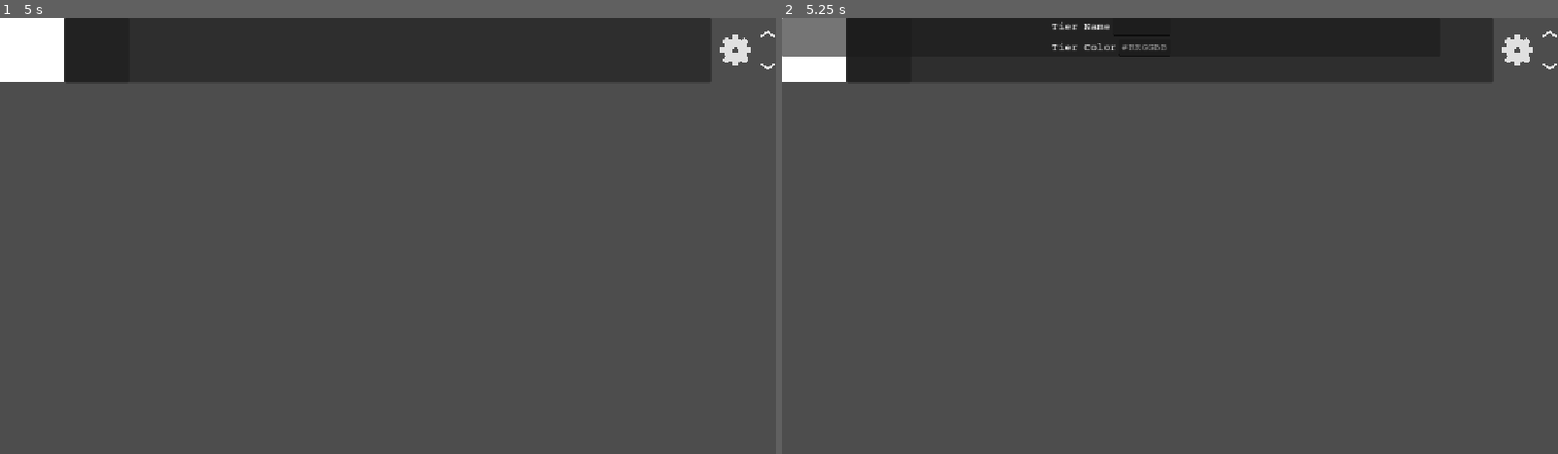
Above: before the commit, frames 1-2 (left to right).
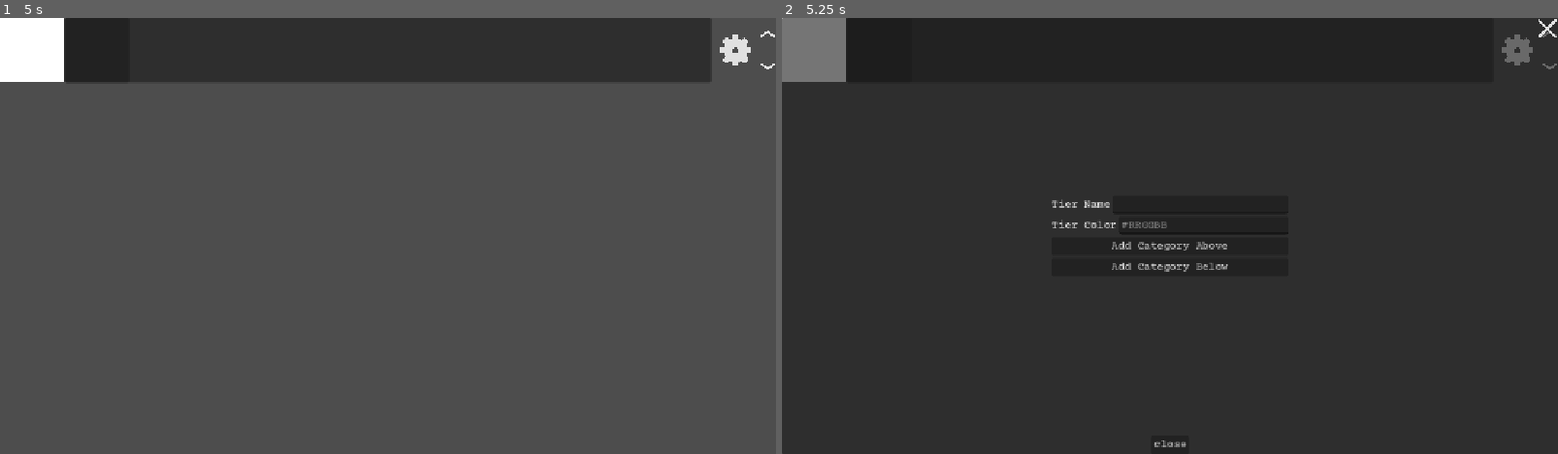
Above: after the commit, the same moments.

Repository: White-Dove-Gamedev/Tier-Creator
Game: Godot game, scene res://TierCreator/tier_list.tscn
The game is run twice, just before and just after one commit, with the same random seed, the same clock (stepped at 60 frames per second) and the same inputs. The project has no main scene, so this scene is started directly.
Inputs (mouse positions are in pixels of both pictures, inside the frame that each line leads up to):
- Up to frame 1 (5 s): click (768, 35) at 0.5 s; click (768, 65) at 1.25 s; click (768, 35) at 2 s; click (768, 65) at 2.75 s; click (768, 35) at 3.5 s; click (768, 65) at 4.25 s
- Up to frame 2 (5.25 s): click (1519, 48) at 5 s

Frame 1 is identical in both runs. In frame 2, 87% of the frame differs, in the area x 0-100%, y 0-100%.

Commit message:
Settings Window now has close buttons and add category list buttons

Diff:
--- /dev/null
+++ b/Assets/Icons/Cross.svg
@@ -0,0 +1 @@
+<svg xmlns="http://www.w3.org/2000/svg" width="1024" height="1024" viewBox="0 0 16 16"><line x2="14" stroke="#e0e0e0" y2="2" x1="2" y1="14" stroke-linecap="round" stroke-width="2"/><line x2="14" stroke="#e0e0e0" y2="14" x1="2" y1="2" stroke-linecap="round" stroke-width="2"/></svg>
--- a/TierCreator/settings_window.gd
+++ b/TierCreator/settings_window.gd
@@ -1,3 +1,30 @@
 @tool
 class_name SettingsWindow
 extends PanelContainer
+
+@onready var close_texture_button: TextureButton = %CloseTextureButton
+@onready var close_button: Button = %CloseButton
+@onready var tier_name_line_edit: LineEdit = %TierNameLineEdit
+@onready var tier_color_line_edit: LineEdit = %TierColorLineEdit
+@onready var add_above_label: Button = %AddAboveLabel
+@onready var add_below_label: Button = %AddBelowLabel
+
+func _ready() -> void:
+	set_close_texture_button()
+	set_close_button()
+
+
+func set_close_texture_button() -> void:
+	close_texture_button.custom_minimum_size = Vector2(32.0, 32.0)
+	close_texture_button.custom_maximum_size = Vector2(32.0, 32.0)
+	close_texture_button.stretch_mode = TextureButton.STRETCH_KEEP_ASPECT_CENTERED
+	close_texture_button.size_flags_horizontal = Control.SIZE_SHRINK_END
+	close_texture_button.size_flags_vertical = Control.SIZE_SHRINK_BEGIN
+	close_texture_button.mouse_default_cursor_shape = Control.CURSOR_POINTING_HAND
+
+
+func set_close_button() -> void:
+	close_button.text = "close"
+	close_button.size_flags_horizontal = Control.SIZE_SHRINK_CENTER
+	close_button.size_flags_vertical = Control.SIZE_SHRINK_END
+	close_button.mouse_default_cursor_shape = Control.CURSOR_POINTING_HAND
--- a/TierCreator/settings_window.tscn
+++ b/TierCreator/settings_window.tscn
@@ -1,6 +1,7 @@
 [gd_scene format=3 uid="uid://pplbxvqaccpg"]
 
 [ext_resource type="Script" uid="uid://d2i3r4q7pbdck" path="res://TierCreator/settings_window.gd" id="1_s8wkm"]
+[ext_resource type="Texture2D" uid="uid://p8t0nvhkvrxw" path="res://Assets/Icons/Cross.svg" id="2_m1apr"]
 
 [node name="SettingsWindow" type="PanelContainer" unique_id=945031573]
 anchors_preset = 15
@@ -22,27 +23,70 @@
 [node name="HBoxContainer" type="HBoxContainer" parent="MarginContainer/VBoxContainer" unique_id=1468218675]
 layout_mode = 2
 
-[node name="Label" type="Label" parent="MarginContainer/VBoxContainer/HBoxContainer" unique_id=669612182]
+[node name="TierNameLabel" type="Label" parent="MarginContainer/VBoxContainer/HBoxContainer" unique_id=669612182]
+unique_name_in_owner = true
 layout_mode = 2
 size_flags_horizontal = 0
 text = "Tier Name"
 
-[node name="LineEdit" type="LineEdit" parent="MarginContainer/VBoxContainer/HBoxContainer" unique_id=439599810]
+[node name="TierNameLineEdit" type="LineEdit" parent="MarginContainer/VBoxContainer/HBoxContainer" unique_id=439599810]
+unique_name_in_owner = true
 layout_mode = 2
 size_flags_horizontal = 3
 
 [node name="HBoxContainer2" type="HBoxContainer" parent="MarginContainer/VBoxContainer" unique_id=354345361]
 layout_mode = 2
 
-[node name="Label" type="Label" parent="MarginContainer/VBoxContainer/HBoxContainer2" unique_id=1554267679]
+[node name="TierColorLabel" type="Label" parent="MarginContainer/VBoxContainer/HBoxContainer2" unique_id=1554267679]
+unique_name_in_owner = true
 layout_mode = 2
 size_flags_horizontal = 0
 text = "Tier Color"
 
-[node name="LineEdit" type="LineEdit" parent="MarginContainer/VBoxContainer/HBoxContainer2" unique_id=945744325]
+[node name="TierColorLineEdit" type="LineEdit" parent="MarginContainer/VBoxContainer/HBoxContainer2" unique_id=945744325]
+unique_name_in_owner = true
 layout_mode = 2
 size_flags_horizontal = 3
 placeholder_text = "#RRGGBB"
 max_length = 7
 expand_to_text_length = true
 caret_blink = true
+
+[node name="HBoxContainer3" type="HBoxContainer" parent="MarginContainer/VBoxContainer" unique_id=257515166]
+layout_mode = 2
+
+[node name="AddAboveLabel" type="Button" parent="MarginContainer/VBoxContainer/HBoxContainer3" unique_id=1117241033]
+unique_name_in_owner = true
+layout_mode = 2
+size_flags_horizontal = 3
+mouse_default_cursor_shape = 2
+text = "Add Category Above"
+
+[node name="HBoxContainer4" type="HBoxContainer" parent="MarginContainer/VBoxContainer" unique_id=1317261304]
+layout_mode = 2
+
+[node name="AddBelowLabel" type="Button" parent="MarginContainer/VBoxContainer/HBoxContainer4" unique_id=742060711]
+unique_name_in_owner = true
+layout_mode = 2
+size_flags_horizontal = 3
+mouse_default_cursor_shape = 2
+text = "Add Category Below"
+
+[node name="CloseTextureButton" type="TextureButton" parent="." unique_id=327891154]
+unique_name_in_owner = true
+custom_minimum_size = Vector2(32, 32)
+custom_maximum_size = Vector2(32, 32)
+layout_mode = 2
+size_flags_horizontal = 8
+size_flags_vertical = 0
+mouse_default_cursor_shape = 2
+texture_normal = ExtResource("2_m1apr")
+stretch_mode = 5
+
+[node name="CloseButton" type="Button" parent="." unique_id=767270655]
+unique_name_in_owner = true
+layout_mode = 2
+size_flags_horizontal = 4
+size_flags_vertical = 8
+mouse_default_cursor_shape = 2
+text = "close"
--- a/TierCreator/tier_list.tscn
+++ b/TierCreator/tier_list.tscn
@@ -23,5 +23,5 @@
 
 [node name="SettingsWindow" parent="." unique_id=945031573 instance=ExtResource("2_kdqrh")]
 unique_name_in_owner = true
-layout_mode = 0
-anchors_preset = 0
+visible = false
+layout_mode = 1
Not shown, added: Assets/Icons/Cross.svg.import
